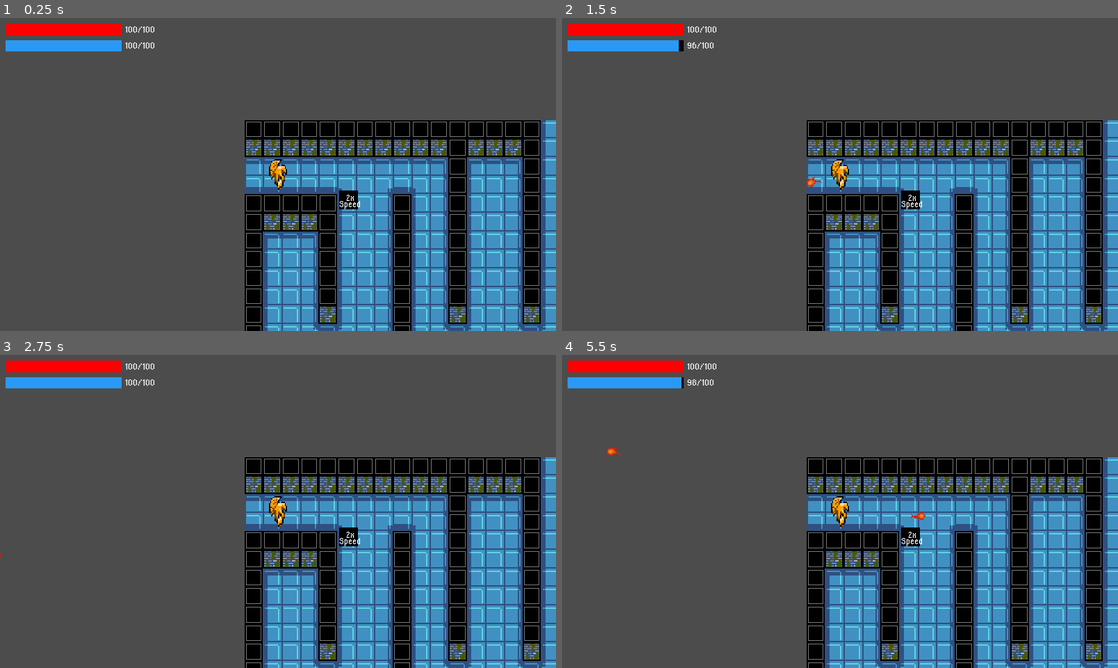
Above: before the commit, frames 1-4 (two rows, left to right).
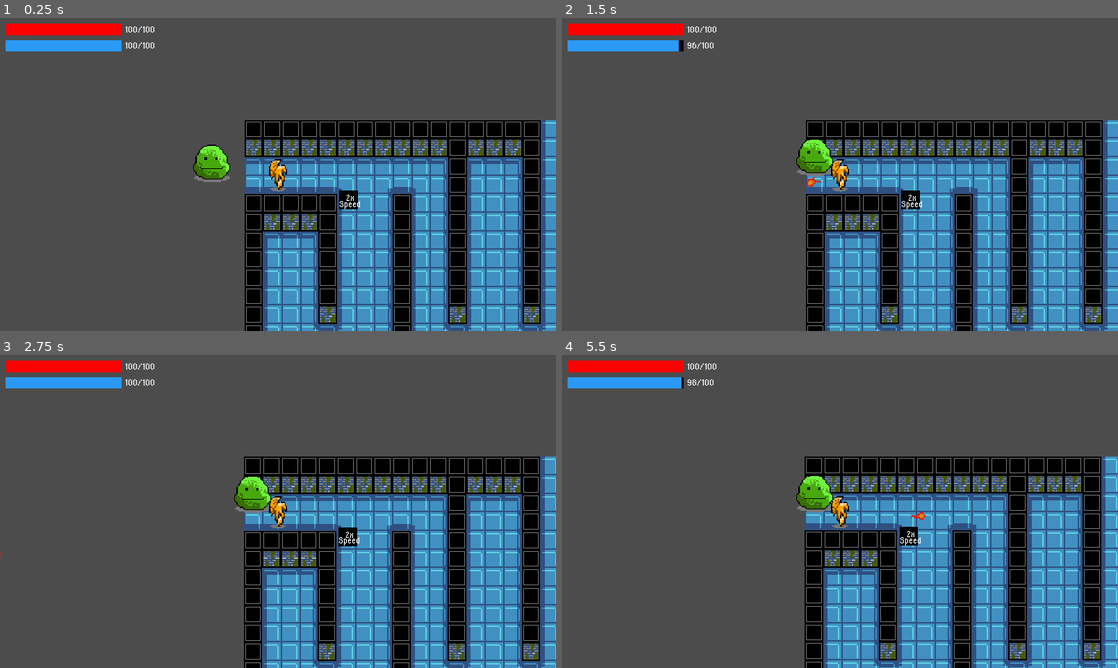
Above: after the commit, the same moments.

Repository: jonathanlin0/Theseus
Game: Godot game, scene res://Levels/Level1.tscn
Same seed, same stepped clock (60 frames per second), same inputs: the game is played once before the commit and once after it.
Inputs (mouse positions are in pixels of both pictures, inside the frame that each line leads up to):
- Up to frame 1 (0.25 s): no input
- Up to frame 2 (1.5 s): move the mouse to (962, 158) at 0.52 s; click (962, 158) at 0.6 s; move the mouse to (728, 190) at 1.27 s; click (728, 190) at 1.35 s
- Up to frame 3 (2.75 s): move the mouse to (333, 442) at 2.02 s; click (333, 442) at 2.1 s
- Up to frame 4 (5.5 s): move the mouse to (812, 574) at 2.77 s; click (812, 574) at 2.85 s; move the mouse to (1006, 558) at 3.52 s; click (1006, 558) at 3.6 s; move the mouse to (673, 464) at 4.27 s; click (673, 464) at 4.35 s; move the mouse to (867, 511) at 5.02 s; click (867, 511) at 5.1 s

The runs differ from the first frame. In frame 1, 0.7% of the frame differs, in the area x 34-52%, y 40-56%; in frame 2, 2.3%; in frame 3, 7.4%; in frame 4, 14%, in the area x 8-100%, y 29-100%.

Commit message:
Added Big Slimes

Diff:
--- a/Theseus/Characters/Player.gd
+++ b/Theseus/Characters/Player.gd
@@ -9,6 +9,8 @@
 
 var direction = "right"
 
+# used so that the player can only damage an enemy once per swing
+var can_damage = true
 
 
 const FIREBALL = preload("res://Weapons/Fireball.tscn")
@@ -107,15 +109,31 @@
 
 		fireball.rotate(rad)
 
-	if $SwordAnimation.is_playing():
-		# will put code here to damage enemies
-		pass
+	if $SwordAnimation.is_playing() and can_damage == true:
+		can_damage = false
+
+		var area = $SwordSwingAreas/LeftSwordArea
+
+		if $SwordAnimation.animation == "left":
+			area = $SwordSwingAreas/LeftSwordArea
+		if $SwordAnimation.animation == "right":
+			area = $SwordSwingAreas/RightSwordArea
+		if $SwordAnimation.animation == "down":
+			area = $SwordSwingAreas/DownSwordArea
+		if $SwordAnimation.animation == "up":
+			area = $SwordSwingAreas/UpSwordArea
+
+		for obj in area.get_overlapping_bodies():
+			for enemy_name in master_data.enemy_names:
+				if enemy_name in obj.name:
+					obj.damage(master_data.sword_damage)
 
 	velocity = move_and_slide(velocity)
 
 
 func _on_SwordAnimation_animation_finished():
 	sword_swinging = false
+	can_damage = true
 	$SwordAnimation.playing = false
 	$SwordAnimation.visible = false
 
--- a/Theseus/Characters/Player.tscn
+++ b/Theseus/Characters/Player.tscn
@@ -1,143 +1,143 @@
-[gd_scene load_steps=54 format=2]
-
-[ext_resource path="res://Characters/Sprites/theseus_walk_left.png" type="Texture" id=1]
-[ext_resource path="res://Characters/Sprites/theseus_idle_right.png" type="Texture" id=2]
-[ext_resource path="res://Characters/Sprites/theseus_walk_right.png" type="Texture" id=3]
-[ext_resource path="res://Characters/Sprites/theseus_walk_down.png" type="Texture" id=4]
+[gd_scene load_steps=58 format=2]
+
+[ext_resource path="res://Characters/Sprites/theseus_walk_down_shadow.png" type="Texture" id=1]
+[ext_resource path="res://Characters/Sprites/theseus_walk_up_shadow.png" type="Texture" id=2]
+[ext_resource path="res://Characters/Sprites/theseus_idle_right_shadow.png" type="Texture" id=3]
+[ext_resource path="res://Characters/Sprites/theseus_walk_right_shadow.png" type="Texture" id=4]
 [ext_resource path="res://Characters/Player.gd" type="Script" id=5]
-[ext_resource path="res://Characters/Sprites/theseus_idle_back.png" type="Texture" id=6]
+[ext_resource path="res://Characters/Sprites/theseus_idle_back_shadow.png" type="Texture" id=6]
 [ext_resource path="res://Characters/Sprites/theseus_sword_down.png" type="Texture" id=7]
-[ext_resource path="res://Characters/Sprites/theseus_idle_left.png" type="Texture" id=8]
-[ext_resource path="res://Characters/Sprites/theseus_idle_front.png" type="Texture" id=9]
+[ext_resource path="res://Characters/Sprites/theseus_walk_left_shadow.png" type="Texture" id=8]
+[ext_resource path="res://Characters/Sprites/theseus_idle_left_shadow.png" type="Texture" id=9]
 [ext_resource path="res://Characters/Sprites/theseus_sword_right.png" type="Texture" id=10]
 [ext_resource path="res://Characters/Sprites/theseus_sword_left.png" type="Texture" id=11]
 [ext_resource path="res://Characters/Sprites/theseus_sword_up.png" type="Texture" id=12]
-[ext_resource path="res://Characters/Sprites/theseus_walk_up.png" type="Texture" id=13]
+[ext_resource path="res://Characters/Sprites/theseus_idle_front_shadow.png" type="Texture" id=13]
 [ext_resource path="res://Fonts/orange kid.ttf" type="DynamicFontData" id=14]
 [ext_resource path="res://Misc/Sprites/blue_bar.png" type="Texture" id=15]
 [ext_resource path="res://Misc/Sprites/black_bar.png" type="Texture" id=16]
 [ext_resource path="res://Misc/Sprites/red_bar.png" type="Texture" id=17]
 
-[sub_resource type="AtlasTexture" id=37]
+[sub_resource type="AtlasTexture" id=58]
+atlas = ExtResource( 9 )
+region = Rect2( 0, 0, 16, 32 )
+
+[sub_resource type="AtlasTexture" id=59]
+atlas = ExtResource( 1 )
+region = Rect2( 0, 0, 16, 32 )
+
+[sub_resource type="AtlasTexture" id=60]
+atlas = ExtResource( 1 )
+region = Rect2( 16, 0, 16, 32 )
+
+[sub_resource type="AtlasTexture" id=61]
+atlas = ExtResource( 1 )
+region = Rect2( 32, 0, 16, 32 )
+
+[sub_resource type="AtlasTexture" id=62]
+atlas = ExtResource( 1 )
+region = Rect2( 48, 0, 16, 32 )
+
+[sub_resource type="AtlasTexture" id=63]
+atlas = ExtResource( 2 )
+region = Rect2( 0, 0, 16, 32 )
+
+[sub_resource type="AtlasTexture" id=64]
+atlas = ExtResource( 2 )
+region = Rect2( 16, 0, 16, 32 )
+
+[sub_resource type="AtlasTexture" id=65]
+atlas = ExtResource( 2 )
+region = Rect2( 32, 0, 16, 32 )
+
+[sub_resource type="AtlasTexture" id=66]
+atlas = ExtResource( 2 )
+region = Rect2( 48, 0, 16, 32 )
+
+[sub_resource type="AtlasTexture" id=67]
+atlas = ExtResource( 13 )
+region = Rect2( 0, 0, 16, 32 )
+
+[sub_resource type="AtlasTexture" id=68]
 atlas = ExtResource( 8 )
-region = Rect2( 0, 0, 16, 26 )
-
-[sub_resource type="AtlasTexture" id=39]
-atlas = ExtResource( 9 )
-region = Rect2( 0, 0, 16, 28 )
-
-[sub_resource type="AtlasTexture" id=41]
-atlas = ExtResource( 1 )
-region = Rect2( 0, 0, 16, 26 )
-
-[sub_resource type="AtlasTexture" id=42]
-atlas = ExtResource( 1 )
-region = Rect2( 16, 0, 16, 26 )
-
-[sub_resource type="AtlasTexture" id=43]
-atlas = ExtResource( 1 )
-region = Rect2( 32, 0, 16, 26 )
-
-[sub_resource type="AtlasTexture" id=44]
-atlas = ExtResource( 1 )
-region = Rect2( 48, 0, 16, 26 )
-
-[sub_resource type="AtlasTexture" id=40]
+region = Rect2( 0, 0, 16, 32 )
+
+[sub_resource type="AtlasTexture" id=69]
+atlas = ExtResource( 8 )
+region = Rect2( 16, 0, 16, 32 )
+
+[sub_resource type="AtlasTexture" id=70]
+atlas = ExtResource( 8 )
+region = Rect2( 32, 0, 16, 32 )
+
+[sub_resource type="AtlasTexture" id=71]
+atlas = ExtResource( 8 )
+region = Rect2( 48, 0, 16, 32 )
+
+[sub_resource type="AtlasTexture" id=72]
+atlas = ExtResource( 4 )
+region = Rect2( 0, 0, 16, 32 )
+
+[sub_resource type="AtlasTexture" id=73]
+atlas = ExtResource( 4 )
+region = Rect2( 16, 0, 16, 32 )
+
+[sub_resource type="AtlasTexture" id=74]
+atlas = ExtResource( 4 )
+region = Rect2( 32, 0, 16, 32 )
+
+[sub_resource type="AtlasTexture" id=75]
+atlas = ExtResource( 4 )
+region = Rect2( 48, 0, 16, 32 )
+
+[sub_resource type="AtlasTexture" id=76]
+atlas = ExtResource( 3 )
+region = Rect2( 0, 0, 16, 32 )
+
+[sub_resource type="AtlasTexture" id=77]
 atlas = ExtResource( 6 )
-region = Rect2( 0, 0, 16, 26 )
-
-[sub_resource type="AtlasTexture" id=45]
-atlas = ExtResource( 3 )
-region = Rect2( 0, 0, 16, 26 )
-
-[sub_resource type="AtlasTexture" id=46]
-atlas = ExtResource( 3 )
-region = Rect2( 16, 0, 16, 26 )
-
-[sub_resource type="AtlasTexture" id=47]
-atlas = ExtResource( 3 )
-region = Rect2( 32, 0, 16, 26 )
-
-[sub_resource type="AtlasTexture" id=48]
-atlas = ExtResource( 3 )
-region = Rect2( 48, 0, 16, 26 )
-
-[sub_resource type="AtlasTexture" id=49]
-atlas = ExtResource( 13 )
-region = Rect2( 0, 0, 16, 26 )
-
-[sub_resource type="AtlasTexture" id=50]
-atlas = ExtResource( 13 )
-region = Rect2( 16, 0, 16, 26 )
-
-[sub_resource type="AtlasTexture" id=51]
-atlas = ExtResource( 13 )
-region = Rect2( 32, 0, 16, 26 )
-
-[sub_resource type="AtlasTexture" id=52]
-atlas = ExtResource( 13 )
-region = Rect2( 48, 0, 16, 26 )
-
-[sub_resource type="AtlasTexture" id=53]
-atlas = ExtResource( 4 )
-region = Rect2( 0, 0, 16, 28 )
-
-[sub_resource type="AtlasTexture" id=54]
-atlas = ExtResource( 4 )
-region = Rect2( 16, 0, 16, 28 )
-
-[sub_resource type="AtlasTexture" id=55]
-atlas = ExtResource( 4 )
-region = Rect2( 32, 0, 16, 28 )
-
-[sub_resource type="AtlasTexture" id=56]
-atlas = ExtResource( 4 )
-region = Rect2( 48, 0, 16, 28 )
-
-[sub_resource type="AtlasTexture" id=38]
-atlas = ExtResource( 2 )
-region = Rect2( 0, 0, 16, 26 )
+region = Rect2( 0, 0, 16, 32 )
 
 [sub_resource type="SpriteFrames" id=17]
 animations = [ {
-"frames": [ SubResource( 37 ) ],
+"frames": [ SubResource( 58 ) ],
 "loop": true,
 "name": "idle_left",
 "speed": 5.0
 }, {
-"frames": [ SubResource( 39 ) ],
+"frames": [ SubResource( 59 ), SubResource( 60 ), SubResource( 61 ), SubResource( 62 ) ],
+"loop": true,
+"name": "run_down",
+"speed": 5.0
+}, {
+"frames": [ SubResource( 63 ), SubResource( 64 ), SubResource( 65 ), SubResource( 66 ) ],
+"loop": true,
+"name": "run_up",
+"speed": 5.0
+}, {
+"frames": [ SubResource( 67 ) ],
 "loop": true,
 "name": "idle_down",
 "speed": 5.0
 }, {
-"frames": [ SubResource( 41 ), SubResource( 42 ), SubResource( 43 ), SubResource( 44 ) ],
+"frames": [ SubResource( 68 ), SubResource( 69 ), SubResource( 70 ), SubResource( 71 ) ],
 "loop": true,
 "name": "run_left",
 "speed": 5.0
 }, {
-"frames": [ SubResource( 40 ) ],
+"frames": [ SubResource( 72 ), SubResource( 73 ), SubResource( 74 ), SubResource( 75 ) ],
+"loop": true,
+"name": "run_right",
+"speed": 5.0
+}, {
+"frames": [ SubResource( 76 ) ],
+"loop": true,
+"name": "idle_right",
+"speed": 5.0
+}, {
+"frames": [ SubResource( 77 ) ],
 "loop": true,
 "name": "idle_up",
-"speed": 5.0
-}, {
-"frames": [ SubResource( 45 ), SubResource( 46 ), SubResource( 47 ), SubResource( 48 ) ],
-"loop": true,
-"name": "run_right",
-"speed": 5.0
-}, {
-"frames": [ SubResource( 49 ), SubResource( 50 ), SubResource( 51 ), SubResource( 52 ) ],
-"loop": true,
-"name": "run_up",
-"speed": 5.0
-}, {
-"frames": [ SubResource( 53 ), SubResource( 54 ), SubResource( 55 ), SubResource( 56 ) ],
-"loop": true,
-"name": "run_down",
-"speed": 5.0
-}, {
-"frames": [ SubResource( 38 ) ],
-"loop": true,
-"name": "idle_right",
 "speed": 5.0
 } ]
 
@@ -215,6 +215,18 @@
 "name": "down",
 "speed": 8.0
 } ]
+
+[sub_resource type="RectangleShape2D" id=78]
+extents = Vector2( 8, 20 )
+
+[sub_resource type="RectangleShape2D" id=79]
+extents = Vector2( 8, 20 )
+
+[sub_resource type="RectangleShape2D" id=80]
+extents = Vector2( 20, 8 )
+
+[sub_resource type="RectangleShape2D" id=81]
+extents = Vector2( 20, 8 )
 
 [sub_resource type="DynamicFont" id=57]
 size = 10
@@ -229,6 +241,7 @@
 playing = true
 
 [node name="MainCollisionBox" type="CollisionShape2D" parent="."]
+visible = false
 shape = SubResource( 18 )
 
 [node name="Camera2D" type="Camera2D" parent="."]
@@ -238,8 +251,36 @@
 [node name="SwordAnimation" type="AnimatedSprite" parent="."]
 visible = false
 frames = SubResource( 24 )
-animation = "left"
+animation = "down"
+frame = 1
 playing = true
+
+[node name="SwordSwingAreas" type="Position2D" parent="."]
+visible = false
+
+[node name="LeftSwordArea" type="Area2D" parent="SwordSwingAreas"]
+
+[node name="CollisionShape2D" type="CollisionShape2D" parent="SwordSwingAreas/LeftSwordArea"]
+position = Vector2( -15, 0 )
+shape = SubResource( 78 )
+
+[node name="RightSwordArea" type="Area2D" parent="SwordSwingAreas"]
+
+[node name="CollisionShape2D" type="CollisionShape2D" parent="SwordSwingAreas/RightSwordArea"]
+position = Vector2( 15, 0 )
+shape = SubResource( 79 )
+
+[node name="DownSwordArea" type="Area2D" parent="SwordSwingAreas"]
+
+[node name="CollisionShape2D" type="CollisionShape2D" parent="SwordSwingAreas/DownSwordArea"]
+position = Vector2( 0, 15 )
+shape = SubResource( 80 )
+
+[node name="UpSwordArea" type="Area2D" parent="SwordSwingAreas"]
+
+[node name="CollisionShape2D" type="CollisionShape2D" parent="SwordSwingAreas/UpSwordArea"]
+position = Vector2( 0, -15 )
+shape = SubResource( 81 )
 
 [node name="CanvasLayer" type="CanvasLayer" parent="."]
 
@@ -271,7 +312,7 @@
 margin_right = 203.0
 margin_bottom = 14.0
 custom_fonts/font = SubResource( 57 )
-text = "5/20"
+text = "20/100"
 valign = 1
 __meta__ = {
 "_edit_use_anchors_": false
@@ -292,7 +333,7 @@
 margin_right = 203.0
 margin_bottom = 14.0
 custom_fonts/font = SubResource( 57 )
-text = "5/20"
+text = "20/100"
 valign = 1
 __meta__ = {
 "_edit_use_anchors_": false
--- a/Theseus/Enemies/Slime.gd
+++ b/Theseus/Enemies/Slime.gd
@@ -3,24 +3,50 @@
 # the velocity vector that changes to try to chase the player around
 var velocity = Vector2(10,0)
 
+var health = master_data.slime_health
+var is_dead = false
+
+var previous_animation = "idle"
+
+var currently_popping = false
+
 func _physics_process(delta):
-	var difference_x = master_data.player_x - position.x
-	var difference_y = master_data.player_y - position.y
 
-	var sign_x = 0
-	var sign_y = 0
+	if currently_popping == false:
 
-	if abs(difference_x) > 16:
-		if difference_x > 0:
-			sign_x = 1
-		elif difference_x < 0:
-			sign_x = -1
-	if abs(difference_y) > 19:
-		if difference_y > 0:
-			sign_y = 1
-		elif difference_y < 0:
-			sign_y = -1
+		if health <= 0:
+			dead()
 
-	velocity = Vector2(sign_x * 50,sign_y * 50)
+		if is_dead == false:
+			var difference_x = master_data.player_x - position.x
+			var difference_y = master_data.player_y - position.y
 
-	velocity = move_and_slide(velocity)
+			var sign_x = 0
+			var sign_y = 0
+
+			if abs(difference_x) > 16:
+				if difference_x > 0:
+					sign_x = 1
+				elif difference_x < 0:
+					sign_x = -1
+			if abs(difference_y) > 19:
+				if difference_y > 0:
+					sign_y = 1
+				elif difference_y < 0:
+					sign_y = -1
+
+			velocity = Vector2(sign_x * 50,sign_y * 50)
+
+			velocity = move_and_slide(velocity)
+
+func damage(dmg):
+	health -= dmg
+
+func dead():
+	currently_popping = true
+	previous_animation = "pop"
+	$AnimatedSprite.play("pop")
+
+func _on_AnimatedSprite_animation_finished():
+	if previous_animation == "pop":
+		queue_free()
--- a/Theseus/Enemies/Slime.tscn
+++ b/Theseus/Enemies/Slime.tscn
@@ -1,34 +1,104 @@
-[gd_scene load_steps=9 format=2]
+[gd_scene load_steps=26 format=2]
 
-[ext_resource path="res://Enemies/Sprites/slime-Sheet.png" type="Texture" id=1]
+[ext_resource path="res://Enemies/Sprites/big_slime.png" type="Texture" id=1]
 [ext_resource path="res://Enemies/Slime.gd" type="Script" id=2]
+[ext_resource path="res://Enemies/Sprites/big_slime_pop_16.png" type="Texture" id=3]
 
-[sub_resource type="AtlasTexture" id=1]
+[sub_resource type="AtlasTexture" id=11]
+atlas = ExtResource( 3 )
+region = Rect2( 0, 0, 40, 40 )
+
+[sub_resource type="AtlasTexture" id=12]
+atlas = ExtResource( 3 )
+region = Rect2( 40, 0, 40, 40 )
+
+[sub_resource type="AtlasTexture" id=13]
+atlas = ExtResource( 3 )
+region = Rect2( 80, 0, 40, 40 )
+
+[sub_resource type="AtlasTexture" id=14]
+atlas = ExtResource( 3 )
+region = Rect2( 120, 0, 40, 40 )
+
+[sub_resource type="AtlasTexture" id=15]
+atlas = ExtResource( 3 )
+region = Rect2( 160, 0, 40, 40 )
+
+[sub_resource type="AtlasTexture" id=16]
+atlas = ExtResource( 3 )
+region = Rect2( 200, 0, 40, 40 )
+
+[sub_resource type="AtlasTexture" id=17]
+atlas = ExtResource( 3 )
+region = Rect2( 240, 0, 40, 40 )
+
+[sub_resource type="AtlasTexture" id=18]
+atlas = ExtResource( 3 )
+region = Rect2( 280, 0, 40, 40 )
+
+[sub_resource type="AtlasTexture" id=19]
+atlas = ExtResource( 3 )
+region = Rect2( 320, 0, 40, 40 )
+
+[sub_resource type="AtlasTexture" id=20]
+atlas = ExtResource( 3 )
+region = Rect2( 360, 0, 40, 40 )
+
+[sub_resource type="AtlasTexture" id=21]
+atlas = ExtResource( 3 )
+region = Rect2( 400, 0, 40, 40 )
+
+[sub_resource type="AtlasTexture" id=22]
+atlas = ExtResource( 3 )
+region = Rect2( 440, 0, 40, 40 )
+
+[sub_resource type="AtlasTexture" id=23]
+atlas = ExtResource( 3 )
+region = Rect2( 480, 0, 40, 40 )
+
+[sub_resource type="AtlasTexture" id=24]
+atlas = ExtResource( 3 )
+region = Rect2( 520, 0, 40, 40 )
+
+[sub_resource type="AtlasTexture" id=25]
+atlas = ExtResource( 3 )
+region = Rect2( 560, 0, 40, 40 )
+
+[sub_resource type="AtlasTexture" id=26]
+atlas = ExtResource( 3 )
+region = Rect2( 600, 0, 40, 40 )
+
+[sub_resource type="AtlasTexture" id=7]
 atlas = ExtResource( 1 )
-region = Rect2( 0, 0, 16, 16 )
+region = Rect2( 0, 0, 40, 40 )
 
-[sub_resource type="AtlasTexture" id=2]
+[sub_resource type="AtlasTexture" id=8]
 atlas = ExtResource( 1 )
-region = Rect2( 16, 0, 16, 16 )
+region = Rect2( 40, 0, 40, 40 )
 
-[sub_resource type="AtlasTexture" id=3]
+[sub_resource type="AtlasTexture" id=9]
 atlas = ExtResource( 1 )
-region = Rect2( 32, 0, 16, 16 )
+region = Rect2( 80, 0, 40, 40 )
 
-[sub_resource type="AtlasTexture" id=4]
+[sub_resource type="AtlasTexture" id=10]
 atlas = ExtResource( 1 )
-region = Rect2( 48, 0, 16, 16 )
+region = Rect2( 120, 0, 40, 40 )
 
 [sub_resource type="SpriteFrames" id=5]
 animations = [ {
-"frames": [ SubResource( 1 ), SubResource( 2 ), SubResource( 3 ), SubResource( 4 ) ],
+"frames": [ SubResource( 11 ), SubResource( 12 ), SubResource( 13 ), SubResource( 14 ), SubResource( 15 ), SubResource( 16 ), SubResource( 17 ), SubResource( 18 ), SubResource( 19 ), SubResource( 20 ), SubResource( 21 ), SubResource( 22 ), SubResource( 23 ), SubResource( 24 ), SubResource( 25 ), SubResource( 26 ) ],
+"loop": true,
+"name": "pop",
+"speed": 5.0
+}, {
+"frames": [ SubResource( 7 ), SubResource( 8 ), SubResource( 9 ), SubResource( 10 ) ],
 "loop": true,
 "name": "idle",
 "speed": 5.0
 } ]
 
 [sub_resource type="CircleShape2D" id=6]
-radius = 8.0
+radius = 16.0
 
 [node name="Slime" type="KinematicBody2D"]
 script = ExtResource( 2 )
@@ -36,9 +106,16 @@
 [node name="AnimatedSprite" type="AnimatedSprite" parent="."]
 frames = SubResource( 5 )
 animation = "idle"
-frame = 2
 playing = true
 
 [node name="CollisionShape2D" type="CollisionShape2D" parent="."]
-position = Vector2( 0, 1 )
+position = Vector2( 0, 2 )
 shape = SubResource( 6 )
+
+[node name="SlimeSpawnLeft" type="Position2D" parent="."]
+position = Vector2( -20, 0 )
+
+[node name="SlimeSpawnRight" type="Position2D" parent="."]
+position = Vector2( 20, 0 )
+
+[connection signal="animation_finished" from="AnimatedSprite" to="." method="_on_AnimatedSprite_animation_finished"]
--- /dev/null
+++ b/Theseus/Enemies/Small_Slime.tscn
@@ -0,0 +1,88 @@
+[gd_scene load_steps=19 format=2]
+
+[ext_resource path="res://Enemies/Sprites/small_slime.png" type="Texture" id=1]
+[ext_resource path="res://Enemies/Sprites/slime_death_10.png" type="Texture" id=2]
+
+[sub_resource type="AtlasTexture" id=1]
+atlas = ExtResource( 1 )
+region = Rect2( 0, 0, 18, 18 )
+
+[sub_resource type="AtlasTexture" id=2]
+atlas = ExtResource( 1 )
+region = Rect2( 18, 0, 18, 18 )
+
+[sub_resource type="AtlasTexture" id=3]
+atlas = ExtResource( 1 )
+region = Rect2( 36, 0, 18, 18 )
+
+[sub_resource type="AtlasTexture" id=4]
+atlas = ExtResource( 1 )
+region = Rect2( 54, 0, 18, 18 )
+
+[sub_resource type="AtlasTexture" id=5]
+atlas = ExtResource( 2 )
+region = Rect2( 0, 0, 18, 18 )
+
+[sub_resource type="AtlasTexture" id=6]
+atlas = ExtResource( 2 )
+region = Rect2( 18, 0, 18, 18 )
+
+[sub_resource type="AtlasTexture" id=7]
+atlas = ExtResource( 2 )
+region = Rect2( 36, 0, 18, 18 )
+
+[sub_resource type="AtlasTexture" id=8]
+atlas = ExtResource( 2 )
+region = Rect2( 54, 0, 18, 18 )
+
+[sub_resource type="AtlasTexture" id=9]
+atlas = ExtResource( 2 )
+region = Rect2( 72, 0, 18, 18 )
+
+[sub_resource type="AtlasTexture" id=10]
+atlas = ExtResource( 2 )
+region = Rect2( 90, 0, 18, 18 )
+
+[sub_resource type="AtlasTexture" id=11]
+atlas = ExtResource( 2 )
+region = Rect2( 108, 0, 18, 18 )
+
+[sub_resource type="AtlasTexture" id=12]
+atlas = ExtResource( 2 )
+region = Rect2( 126, 0, 18, 18 )
+
+[sub_resource type="AtlasTexture" id=13]
+atlas = ExtResource( 2 )
+region = Rect2( 144, 0, 18, 18 )
+
+[sub_resource type="AtlasTexture" id=14]
+atlas = ExtResource( 2 )
+region = Rect2( 162, 0, 18, 18 )
+
+[sub_resource type="SpriteFrames" id=15]
+animations = [ {
+"frames": [ SubResource( 1 ), SubResource( 2 ), SubResource( 3 ), SubResource( 4 ) ],
+"loop": true,
+"name": "idle",
+"speed": 5.0
+}, {
+"frames": [ SubResource( 5 ), SubResource( 6 ), SubResource( 7 ), SubResource( 8 ), SubResource( 9 ), SubResource( 10 ), SubResource( 11 ), SubResource( 12 ), SubResource( 13 ), SubResource( 14 ) ],
+"loop": true,
+"name": "death",
+"speed": 8.0
+} ]
+
+[sub_resource type="CircleShape2D" id=16]
+radius = 8.0
+
+[node name="Small_Slime" type="KinematicBody2D"]
+
+[node name="AnimatedSprite" type="AnimatedSprite" parent="."]
+frames = SubResource( 15 )
+animation = "idle"
+frame = 1
+playing = true
+
+[node name="CollisionShape2D" type="CollisionShape2D" parent="."]
+position = Vector2( 0, 1 )
+shape = SubResource( 16 )
--- a/Theseus/Levels/Level1.tscn
+++ b/Theseus/Levels/Level1.tscn
@@ -1,7 +1,8 @@
-[gd_scene load_steps=4 format=2]
+[gd_scene load_steps=5 format=2]
 
 [ext_resource path="res://Tile_Sets/tileset_blue.tres" type="TileSet" id=1]
 [ext_resource path="res://Characters/Player.tscn" type="PackedScene" id=2]
+[ext_resource path="res://Enemies/Slime.tscn" type="PackedScene" id=3]
 [ext_resource path="res://Power_Ups/2x_Speed.tscn" type="PackedScene" id=5]
 
 [node name="Stage1" type="Node2D"]
@@ -12,8 +13,11 @@
 format = 1
 tile_data = PoolIntArray( 1, 8, 0, 2, 8, 0, 3, 8, 0, 4, 8, 0, 5, 8, 0, 6, 8, 0, 7, 8, 0, 8, 8, 0, 9, 8, 0, 10, 8, 0, 11 …(3882 unchanged characters)…
 
+[node name="2x_Speed" parent="." instance=ExtResource( 5 )]
+position = Vector2( 106, 69 )
+
+[node name="Slime" parent="." instance=ExtResource( 3 )]
+position = Vector2( -25, 36 )
+
 [node name="Player" parent="." instance=ExtResource( 2 )]
 position = Vector2( 45, 47 )
-
-[node name="2x_Speed" parent="." instance=ExtResource( 5 )]
-position = Vector2( 106, 69 )
--- a/Theseus/Master_Data.gd
+++ b/Theseus/Master_Data.gd
@@ -3,6 +3,8 @@
 # master_data serves as a static object
 # used to hold information and other global, useful functions
 # similar attributes grouped together for easier balance changes
+
+var enemy_names = ["Slime", "Small_Slime"]
 
 var health = 100
 var mana = 100
@@ -10,6 +12,9 @@
 
 var player_x = 0
 var player_y = 0
+
+# collection of all the enemies' health
+var slime_health = 50
 
 # collection of all the speeds
 var player_speed = 7500
@@ -19,6 +24,7 @@
 var fireball_cost = 5
 
 # how much damage each attack does
+var sword_damage = 10
 var fireball_damage = 10
 
 func x_direction(x_body, x_other_object):
Binary file added: Theseus/Characters/Sprites/theseus_idle_back_shadow.png
Not shown, added: Theseus/Characters/Sprites/theseus_idle_back_shadow.png.import
Binary file added: Theseus/Characters/Sprites/theseus_idle_front_shadow.png
Not shown, added: Theseus/Characters/Sprites/theseus_idle_front_shadow.png.import
Binary file added: Theseus/Characters/Sprites/theseus_idle_left_shadow.png
Not shown, changed: Theseus/Characters/Sprites/theseus_idle_left_shadow.png.import
Binary file added: Theseus/Characters/Sprites/theseus_idle_right_shadow.png
Not shown, added: Theseus/Characters/Sprites/theseus_idle_right_shadow.png.import
Binary file added: Theseus/Characters/Sprites/theseus_walk_down_shadow.png
Not shown, added: Theseus/Characters/Sprites/theseus_walk_down_shadow.png.import
Binary file added: Theseus/Characters/Sprites/theseus_walk_left_shadow.png
Not shown, added: Theseus/Characters/Sprites/theseus_walk_left_shadow.png.import
(and 17 more such lines)
